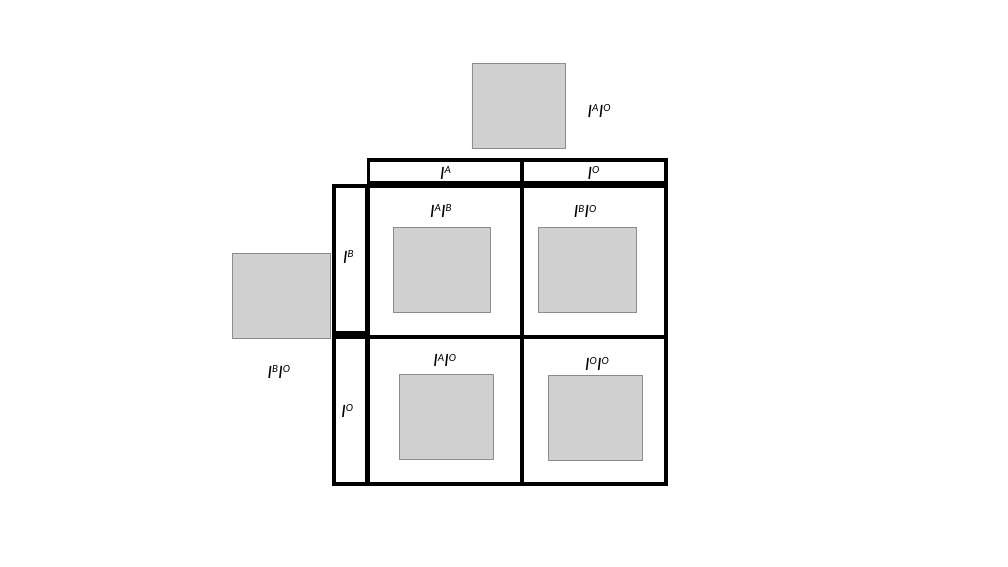
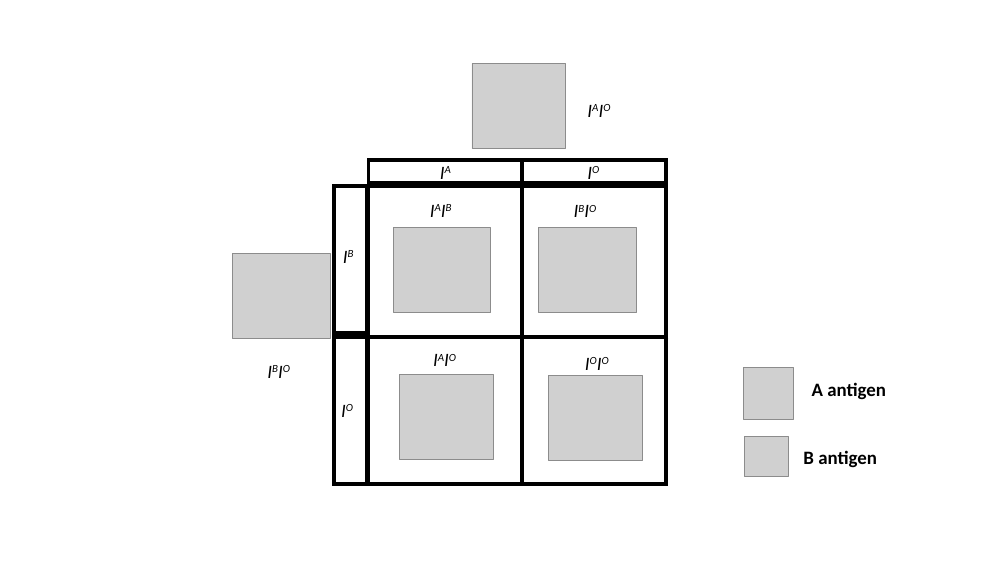
Before and after one commit to Philip-Leftwich/nonmendelian_inheritance, a slide deck: slide 7 of Presentation1.pptx. Drawn at 1008x567 pixels with LibreOffice and Linux fonts; fonts in the diff are those of the drawing; grey boxes stand for pictures. Boxes give left, top, right and bottom in pixels: in the first picture for what was removed or moved away, otherwise in the second. Text is boxed around its words. In the diff, an @@ line names an element or a change of style, - is before the commit and + after.

```diff
--- a/Presentation1.pptx
+++ b/Presentation1.pptx
@@ picture added at <box>744,368,794,420</box> @@
@@ text added at <box>812,382,886,400</box>, 18 pt, text #000000, bold @@
+A antigen
@@ picture added at <box>745,437,789,476</box> @@
@@ text added at <box>803,450,877,468</box>, 18 pt, text #000000, bold @@
+B antigen
```
Also in this commit, not shown: 3 other slides changed, 1 slide added, 5 other files.
